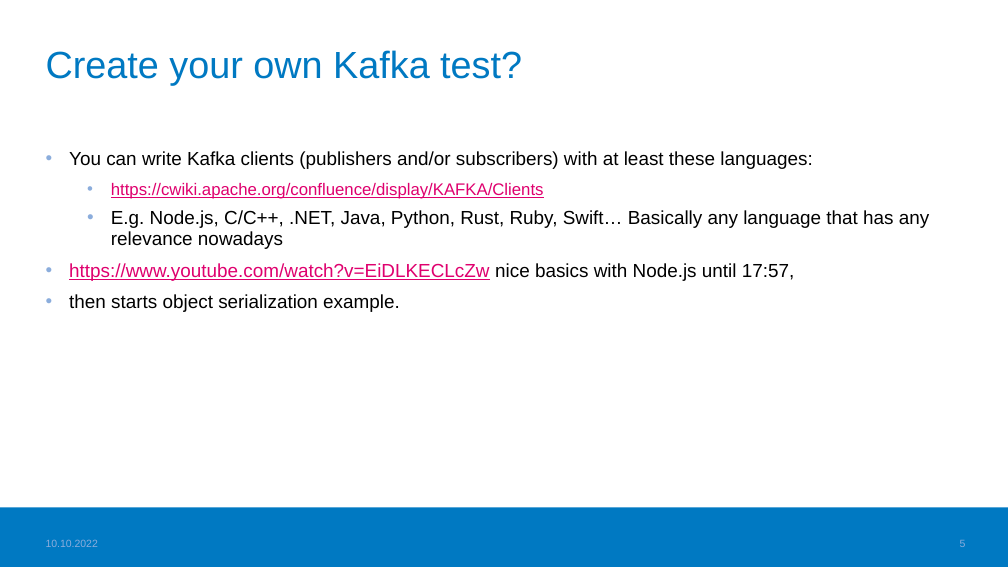
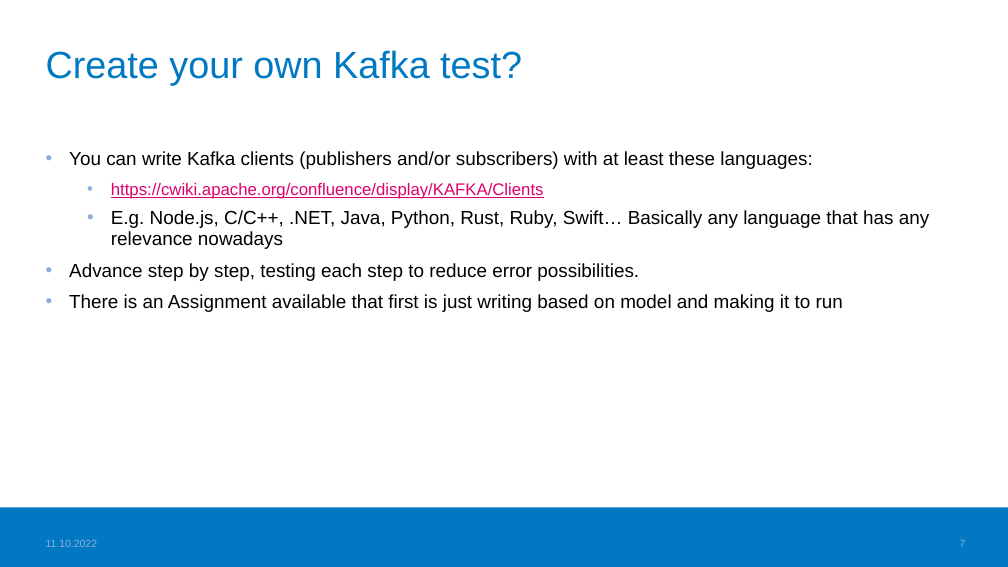
Before and after one commit to haagahelia/ohke-teknologiat, a slide deck: slide 7 of 06_ohjelmistoarkkitehtuurit_ja_patternit/ApacheKafka_DistributedEventStreamOrBroker.pptx (slide 5 before the commit). Drawn at 1008x567 pixels with LibreOffice and Linux fonts; fonts in the diff are those of the drawing; background and template pictures are left out. Boxes give left, top, right and bottom in pixels: in the first picture for what was removed or moved away, otherwise in the second. Text is boxed around its words. In the diff, an @@ line names an element or a change of style, - is before the commit and + after.

Commit message:
Kafka-materiaalia lisätty, samoin kolme arkkitehtuurin periaatekuvaa

```diff
--- a/06_ohjelmistoarkkitehtuurit_ja_patternit/ApacheKafka_DistributedEventStreamOrBroker.pptx
+++ b/06_ohjelmistoarkkitehtuurit_ja_patternit/ApacheKafka_DistributedEventStreamOrBroker.pptx
@@ text at (69, 263, 843, 312): text changed @@
-• https://www.youtube.com/watch?v=EiDLKECLcZw nice basics with Node.js until 17:57,
-• then starts object serialization example.
+• Advance step by step, testing each step to reduce error possibilities.
+• There is an Assignment available that first is just writing based on model and making it to run
@@ text at (46, 539, 98, 547): text changed @@
-10.10.2022
+11.10.2022
@@ page number at (960, 540, 966, 547): text changed @@
-5
+7
```
Also in this commit, not shown: 6 other slides changed, 2 slides added, 3 other files.
